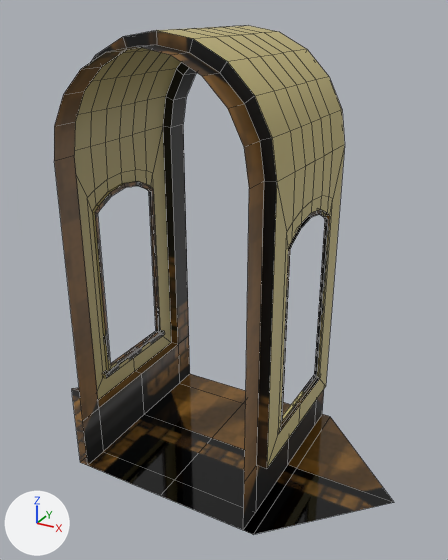
One commit to the FBX model Assets/Prefabs/Miles/V1/Straights/StraightV3.fbx: the scene before it, then after it.
Camera for both pictures: a camera (50 mm lens) standing at (1.67, 5.12, 2.59) and looking at (0.09, 8.0, 1.15). The lights are fixed; the arrows at lower left show +X, +Y and +Z. The older version comes first. Mesh edges are drawn as thin lines. Vertices at exactly the same position are counted once.

Names of what the first picture shows: 'StraightV3'.
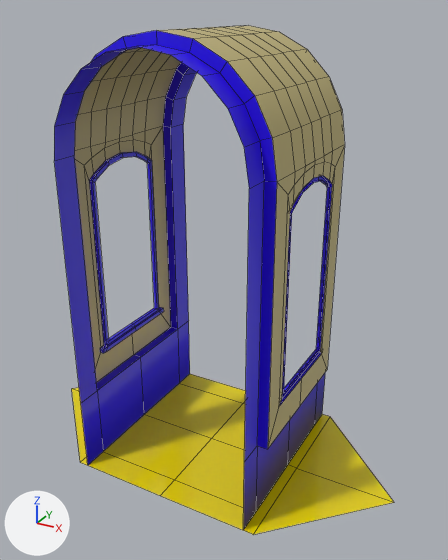
Scene script edits in JSON lines:
```json
{"op": "remove", "block": "mat_floor", "code": "mat_floor.texture = img_straightv1baked_png"}
{"op": "add", "block": "mat_floor", "code": "mat_floor.base_color = (0.8, 0.649, 0.0)  # yellow #e7d300"}
{"op": "remove", "block": "mat_accent", "code": "mat_accent.texture = img_straightv1baked_png"}
{"op": "add", "block": "mat_accent", "code": "mat_accent.base_color = (0.0212, 0.0, 0.8)  # blue #2800e7"}
{"block": "me_plane_005", "where": "me_plane_005.from_pydata(...)  # 292 vertices, 260 faces; spans x -1.2..1.2, y -0.6..0.6, z 0.0..2.5"}
{"block": "me_plane_005", "where": "# used by ob_straightv3; location = (0.0, 8.0, 0.0)"}
{"block": "me_plane_005", "change": "me_plane_005 part 1: all 8 vertices in x -0.6..-0.54, y -0.6..0.6, z 0.33 are moved by (0.0, 0.0, 0.13)"}
{"block": "me_plane_005", "change": "me_plane_005 part 2: all 64 vertices in x -0.6..-0.57, y -0.33..0.33, z 0.47..1.7 are moved by (0.0, 0.0, 0.18)"}
{"block": "me_plane_005", "change": "me_plane_005 part 3: all 8 vertices in x 0.54..0.6, y -0.6..0.6, z 0.33 are moved by (0.0, 0.0, 0.13)"}
{"block": "me_plane_005", "change": "me_plane_005 part 4: all 64 vertices in x 0.57..0.6, y -0.33..0.33, z 0.47..1.7 are moved by (0.0, 0.0, 0.18)"}
{"block": "me_plane_005", "change": "me_plane_005 part 5: texture (UV) coordinates of 260 of 260 faces, centred in x -0.89..0.89, y -0.53..0.53, z 0.0..2.49, changed; they spanned u 0.05..0.99, v 0.0..0.99 and now span u 0.11..0.99, v 0.0..1.0"}
```

Changed parts and their boxes [x1, y1, x2, y2] in the pictures (448 x 560 px; the box of a moved part takes in the faces that stretch with it):
```json
{"object": "StraightV3", "change": "surface changed, reshaped", "before": [54, 25, 394, 534], "after": [54, 25, 394, 534], "on screen": "lighter"}
{"part": 1, "of": "me_plane_005", "change": "moved or reshaped", "before": [54, 125, 190, 465], "after": [54, 125, 190, 465]}
{"part": 2, "of": "me_plane_005", "change": "moved or reshaped", "before": [75, 126, 165, 378], "after": [75, 126, 164, 353]}
{"part": 3, "of": "me_plane_005", "change": "moved or reshaped", "before": [243, 145, 345, 530], "after": [243, 145, 345, 530]}
{"part": 4, "of": "me_plane_005", "change": "moved or reshaped", "before": [277, 145, 344, 434], "after": [277, 145, 344, 406]}
{"part": 5, "of": "me_plane_005", "change": "surface changed", "before": [54, 30, 394, 534], "after": [54, 30, 394, 534], "on screen": "lighter"}
```
